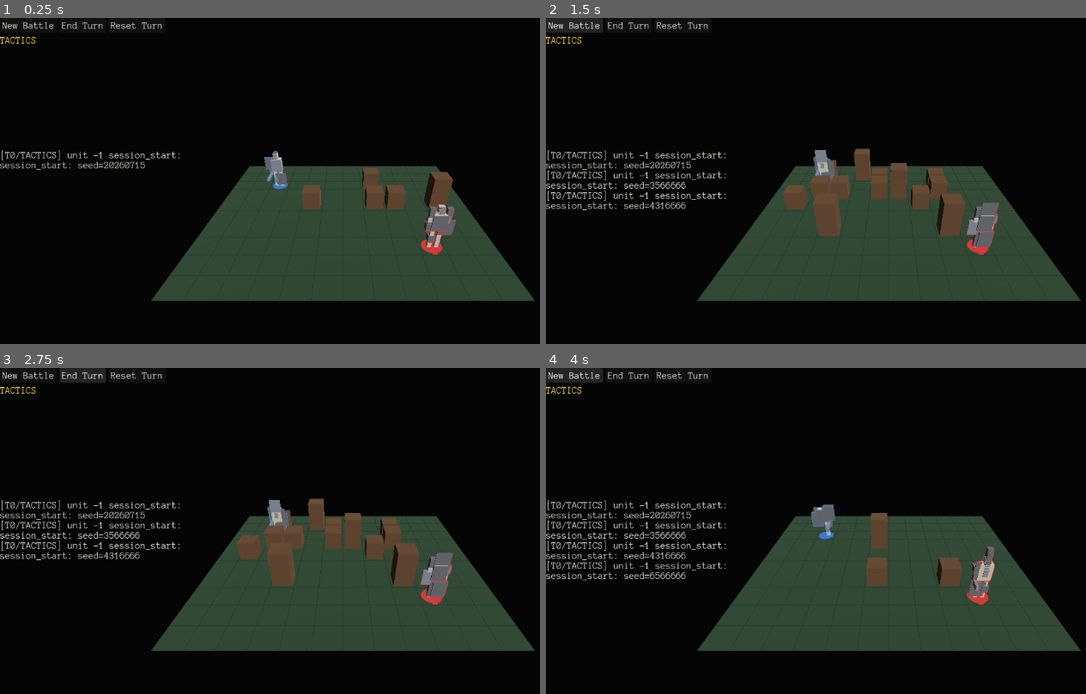
Above: before the commit, frames 1-4 (two rows, left to right).
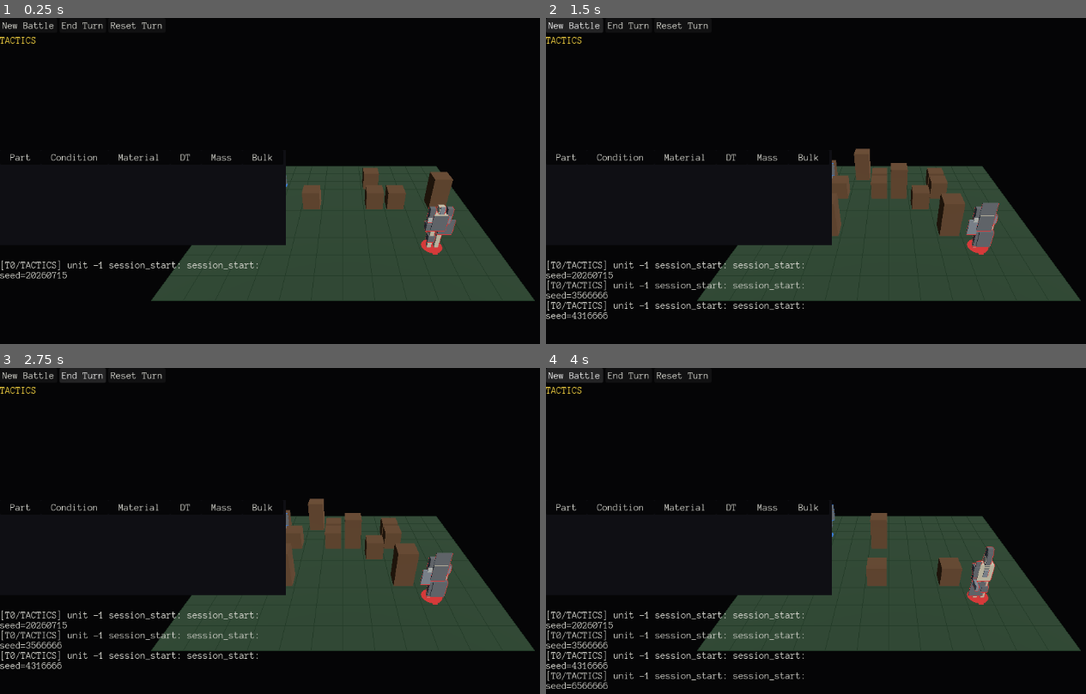
Above: after the commit, the same moments.

Repository: NotUserFriendly/HulkBreakers
Game: Godot game, scene res://src/view/battle_scene.tscn
The game is run twice, just before and just after one commit, with the same random seed, the same clock (stepped at 60 frames per second) and the same inputs.
Inputs:
- Up to frame 1 (0.25 s): no input
- Up to frame 2 (1.5 s): click "New Battle" at 0.5 s; click "New Battle" at 1.25 s
- Up to frame 3 (2.75 s): click "End Turn" at 2 s
- Up to frame 4 (4 s): click "End Turn" at 2.75 s; click "New Battle" at 3.5 s

The runs differ from the first frame. In frame 1, 4.3% of the frame differs, in the area x 0-53%, y 40-80%; in frame 2, 6.4%; in frame 3, 6.4%; in frame 4, 7.4%, in the area x 0-53%, y 40-99%.

Commit message:
Phase 12/docs-10 taskblock03 Pass H: inventory panel
Clicking a unit now shows its inventory in the nested format docs/01/05
describe, distinguishing the two relationships those docs are explicit are
NOT the same thing: sockets (structural — the body tree) and contents
(inventory — what a container carries).

New InventoryRow/InventoryRows (src/logic/, pure and headless-testable):
depth-first walk of a Shell's socket tree, each part its own row tagged
SOCKET; a container's contents get walked right after it, one level
deeper, tagged CONTENTS. A backpack itself shows as a SOCKET row (attached
to BACK) while what's inside it shows as CONTENTS rows nested under it —
both visible as what they actually are, never flattened together. Socket
rows carry the attaching Socket's own id (docs/01), falling back to
socket_type for un-migrated content whose id is still empty. Destroyed
parts (hp <= 0) are omitted, subtree included — "they've left the tree
anyway." Each row resolves its own DT via a MaterialTable lookup and
whether the docked surrogate's capabilities actually cover its
body_requires (Taskblock 02 / D3's "inert" flag) — the two things per row
that need any real computation at all.

New InventoryPanel (src/view/): a Tree control, docs/08's terminal theme
(HulkTheme now styles Tree the same as everything else — font, colors, no
separate styling of its own), columns Part/Condition/Material/DT/Mass/Bulk.
Condition is colored by hp fraction (WARN/DAMAGE, flagged thresholds like
every other tuning number in this codebase). Contents rows get a distinct
indent glyph (» ) and are dimmed relative to the body tree, so the two
relationships read differently at a glance, not just structurally. Footer
renders the three docs/05 constraints' carried numbers straight from
Shell.carried_mass()/total_ram() against max_mass/max_ram — never re-summed
in the panel itself. Wired into BattleScene alongside the existing stat
panel; widened to 480px (the rest of this sidebar is a fixed 320) since six
columns of numbers truncated badly at that width.

Tests: InventoryRows' row shape (depth, kind, socket label, DT, inert) for
a plain part, a socketed child, a socket with no authored id, a backpack
that's both attached and carries something, a destroyed subtree's full
omission, and an inert part; InventoryPanel builds one TreeItem per row,
fills and clears the footer with selection, and a socketed part's column
shows its socket id. Visual verification: a live selected unit's torso/
armor/shoulder socket tree renders with correct condition numbers, DT,
mass, bulk, and a populated mass/ram footer. Full suite: 554/554.

Diff:
--- /dev/null
+++ b/src/logic/inventory_row.gd
@@ -0,0 +1,36 @@
+class_name InventoryRow
+extends RefCounted
+
+## docs/10 taskblock03 H1: one row of the inventory panel's nested tree.
+## `kind` is what makes a row honest about docs/01's "sockets and contents
+## are different relationships" — a panel that flattened both into
+## identical rows would lie about the model. `dt` is resolved here (a
+## MaterialTable lookup), not left to the view, so InventoryRows.build() is
+## the one place a row's numbers come from — never re-derived in the panel.
+
+enum Kind { SOCKET, CONTENTS }
+
+var part: Part
+## How many levels deep in the panel's tree — the shell root is 0.
+var depth: int
+var kind: Kind
+## The attaching Socket's own id (docs/01), or its socket_type as a
+## fallback for un-migrated content whose id is still empty. Meaningless
+## (empty) for a CONTENTS row — a contained item isn't socketed anywhere.
+var socket_label: StringName
+var dt: float
+## docs/04 taskblock02 D3: requires the docked surrogate's capabilities and
+## doesn't have them — present, carried, massed, shootable, but the unit
+## can't actually use it right now.
+var inert: bool
+
+
+func _init(
+	p_part: Part, p_depth: int, p_kind: Kind, p_socket_label: StringName, p_dt: float, p_inert: bool
+) -> void:
+	part = p_part
+	depth = p_depth
+	kind = p_kind
+	socket_label = p_socket_label
+	dt = p_dt
+	inert = p_inert
--- /dev/null
+++ b/src/logic/inventory_rows.gd
@@ -0,0 +1,77 @@
+class_name InventoryRows
+extends RefCounted
+
+## docs/10 taskblock03 H1: builds the inventory panel's row list from a
+## Unit's shell — pure and headless-testable, so "does the panel show
+## sockets and contents as what they actually are" is a plain GUT test,
+## never something only a screenshot can catch. The view (InventoryPanel)
+## only ever turns this into TreeItems; it computes nothing.
+
+
+## Depth-first: the shell root first, then each socket's occupant (in socket
+## declaration order) recursively, with that part's own `contents` (if any)
+## inserted right after it, one level deeper. Destroyed parts (hp <= 0) are
+## omitted entirely — "struck through or omitted... they've left the tree
+## anyway" (H2).
+static func build(unit: Unit, material_table: MaterialTable) -> Array[InventoryRow]:
+	var rows: Array[InventoryRow] = []
+	if unit.shell.root == null:
+		return rows
+	var ladder: Array[SurrogateTier] = SurrogateLadder.default_ladder()
+	_walk_socketed(unit.shell.root, 0, &"", rows, unit, material_table, ladder)
+	return rows
+
+
+static func _walk_socketed(
+	part: Part,
+	depth: int,
+	socket_label: StringName,
+	rows: Array[InventoryRow],
+	unit: Unit,
+	material_table: MaterialTable,
+	ladder: Array[SurrogateTier]
+) -> void:
+	if part.hp <= 0:
+		return
+	rows.append(
+		_row(part, depth, InventoryRow.Kind.SOCKET, socket_label, unit, material_table, ladder)
+	)
+	if part.is_container:
+		_walk_contents(part, depth + 1, rows, unit, material_table, ladder)
+	for socket: Socket in part.sockets:
+		if socket.occupant == null:
+			continue
+		var label: StringName = socket.id if socket.id != &"" else socket.socket_type
+		_walk_socketed(socket.occupant, depth + 1, label, rows, unit, material_table, ladder)
+
+
+static func _walk_contents(
+	container: Part,
+	depth: int,
+	rows: Array[InventoryRow],
+	unit: Unit,
+	material_table: MaterialTable,
+	ladder: Array[SurrogateTier]
+) -> void:
+	for item: Part in container.contents:
+		if item.hp <= 0:
+			continue
+		rows.append(
+			_row(item, depth, InventoryRow.Kind.CONTENTS, &"", unit, material_table, ladder)
+		)
+		if item.is_container:
+			_walk_contents(item, depth + 1, rows, unit, material_table, ladder)
+
+
+static func _row(
+	part: Part,
+	depth: int,
+	kind: InventoryRow.Kind,
+	socket_label: StringName,
+	unit: Unit,
+	material_table: MaterialTable,
+	ladder: Array[SurrogateTier]
+) -> InventoryRow:
+	var dt: float = material_table.get_entry(part.material).dt
+	var inert: bool = not unit.can_use_part(part, ladder)
+	return InventoryRow.new(part, depth, kind, socket_label, dt, inert)
--- a/src/view/battle_scene.gd
+++ b/src/view/battle_scene.gd
@@ -17,6 +17,7 @@
 var aim_view: AimView
 var resolution_player: ResolutionPlayer
 var stat_panel: StatPanel
+var inventory_panel: InventoryPanel
 var log_sink: UISink
 ## docs/09 taskblock03 Pass B: "one stream, many sinks — never two
 ## streams." The on-screen log (`log_sink`) and this file are fed the same
@@ -87,6 +88,17 @@
 	stat_drill_down.add_theme_color_override("default_color", HulkTheme.DIM)
 	layout.add_child(stat_drill_down)
 
+	# docs/10 taskblock03 H: the selected unit's inventory — nested tree +
+	# a footer for the mass/RAM constraints (docs/05).
+	var inventory_tree := Tree.new()
+	# Wider than the rest of this fixed-width sidebar (docs/10: "legibility
+	# is not optional") — six columns of numbers truncate badly at 320.
+	inventory_tree.custom_minimum_size = Vector2(480, 160)
+	layout.add_child(inventory_tree)
+	var inventory_footer := Label.new()
+	inventory_footer.add_theme_color_override("font_color", HulkTheme.DIM)
+	layout.add_child(inventory_footer)
+
 	var log_label := RichTextLabel.new()
 	log_label.custom_minimum_size = Vector2(320, 200)
 	log_label.scroll_following = true
@@ -106,6 +118,10 @@
 	stat_panel.setup(tactics, stat_label, stat_drill_down)
 
 	new_battle(DEFAULT_SEED)
+
+	inventory_panel = InventoryPanel.new()
+	add_child(inventory_panel)
+	inventory_panel.setup(tactics, inventory_tree, inventory_footer, combat_state.material_table)
 
 
 func _on_new_battle_pressed() -> void:
--- a/src/view/hulk_theme.gd
+++ b/src/view/hulk_theme.gd
@@ -38,6 +38,14 @@
 	theme.set_color("font_color", "Label", FOREGROUND)
 	theme.set_color("font_color", "Button", FOREGROUND)
 
+	# docs/10 taskblock03 H2: the inventory panel's Tree — same monospace,
+	# same six colors, no separate styling of its own.
+	theme.set_color("font_color", "Tree", FOREGROUND)
+	theme.set_color("title_button_color", "Tree", FOREGROUND)
+	var tree_panel := StyleBoxFlat.new()
+	tree_panel.bg_color = BACKGROUND
+	theme.set_stylebox("panel", "Tree", tree_panel)
+
 	var font: FontFile = load(FONT_PATH)
 	if font != null:
 		theme.default_font = font
--- /dev/null
+++ b/src/view/inventory_panel.gd
@@ -0,0 +1,117 @@
+class_name InventoryPanel
+extends Node
+
+## docs/10 taskblock03 H: the selected unit's inventory, nested exactly as
+## InventoryRows.build() says — sockets (structural) and contents
+## (inventory) render as visibly different relationships (H1), never
+## flattened together. Pure presentation: every number already comes from
+## InventoryRows (a MaterialTable DT lookup) or Shell's own
+## carried_mass()/total_ram() — this Node only builds TreeItems and sets
+## column text/color from them, no arithmetic of its own.
+
+const COLUMN_TITLES: Array[String] = ["Part", "Condition", "Material", "DT", "Mass", "Bulk"]
+const COL_PART := 0
+const COL_CONDITION := 1
+const COL_MATERIAL := 2
+const COL_DT := 3
+const COL_MASS := 4
+const COL_BULK := 5
+
+## docs/10 taskblock03 H2: "colour by fraction (WARN/DAMAGE)" — flagged
+## placeholder thresholds, same status as every other tuning number in this
+## codebase, not a design decision.
+const CONDITION_DAMAGE_FRACTION := 0.25
+const CONDITION_WARN_FRACTION := 0.5
+## docs/10 taskblock03 H1: "contents... visually distinct" from the
+## socket/body tree — a distinct indent glyph plus a dimmed row, rather than
+## a second icon set this terminal-styled panel has no room for.
+const CONTENTS_PREFIX := "» "
+
+var tactics: TacticsController
+var tree: Tree
+var footer: Label
+var material_table: MaterialTable
+
+
+func setup(
+	p_tactics: TacticsController, p_tree: Tree, p_footer: Label, p_material_table: MaterialTable
+) -> void:
+	tactics = p_tactics
+	tree = p_tree
+	footer = p_footer
+	material_table = p_material_table
+	tree.columns = COLUMN_TITLES.size()
+	tree.column_titles_visible = true
+	for i in range(COLUMN_TITLES.size()):
+		tree.set_column_title(i, COLUMN_TITLES[i])
+	tactics.selection_changed.connect(refresh)
+	refresh()
+
+
+func refresh() -> void:
+	tree.clear()
+	var unit: Unit = tactics.selection.selected_unit if tactics.selection != null else null
+	if unit == null:
+		footer.text = ""
+		return
+
+	var rows: Array[InventoryRow] = InventoryRows.build(unit, material_table)
+	# tree.clear() also drops the tree's own root, so the first row needs a
+	# fresh one; a stack of "the item currently open at each depth" gives
+	# every later row the right parent no matter how deep it nests, without
+	# InventoryRows having to hand back anything but a flat, depth-tagged list.
+	var stack: Array[TreeItem] = [tree.create_item()]
+	for row: InventoryRow in rows:
+		while stack.size() > row.depth + 1:
+			stack.pop_back()
+		var item: TreeItem = tree.create_item(stack[stack.size() - 1])
+		_fill_row(item, row)
+		stack.append(item)
+
+	footer.text = _footer_text(unit.shell)
+
+
+func _fill_row(item: TreeItem, row: InventoryRow) -> void:
+	var part: Part = row.part
+	var name: String = part.display_name if part.display_name != "" else String(part.id)
+	var label: String
+	if row.kind == InventoryRow.Kind.CONTENTS:
+		label = CONTENTS_PREFIX + name
+	elif row.socket_label != &"":
+		label = "[%s] %s" % [row.socket_label, name]
+	else:
+		label = name
+	if row.inert:
+		label += "  (inert)"
+
+	item.set_text(COL_PART, label)
+	item.set_text(COL_CONDITION, "%d/%d" % [part.hp, part.max_hp])
+	item.set_custom_color(COL_CONDITION, _condition_color(part))
+	item.set_text(COL_MATERIAL, String(part.material))
+	item.set_text(COL_DT, "%.1f" % row.dt)
+	item.set_text(COL_MASS, "%.1f" % part.mass)
+	item.set_text(COL_BULK, "%.1f" % part.bulk)
+
+	if row.kind == InventoryRow.Kind.CONTENTS:
+		for col in [COL_PART, COL_MATERIAL, COL_DT, COL_MASS, COL_BULK]:
+			item.set_custom_color(col, HulkTheme.DIM)
+
+
+func _condition_color(part: Part) -> Color:
+	if part.max_hp <= 0:
+		return HulkTheme.FOREGROUND
+	var fraction: float = float(part.hp) / float(part.max_hp)
+	if fraction <= CONDITION_DAMAGE_FRACTION:
+		return HulkTheme.DAMAGE
+	if fraction <= CONDITION_WARN_FRACTION:
+		return HulkTheme.WARN
+	return HulkTheme.FOREGROUND
+
+
+## docs/10 taskblock03 H2: "the three constraints (docs/05)" — mass and RAM,
+## straight from Shell's own resolvers, never re-summed here.
+func _footer_text(shell: Shell) -> String:
+	return (
+		"mass %.1f/%.1f   ram %.1f/%.1f"
+		% [shell.carried_mass(), shell.max_mass, shell.total_ram(), shell.max_ram]
+	)
--- /dev/null
+++ b/test/unit/logic/test_inventory_rows.gd
@@ -0,0 +1,172 @@
+extends GutTest
+
+## docs/10 taskblock03 H1: InventoryRows.build() is the panel's whole data
+## source — a plain GUT test can prove "sockets and contents never get
+## flattened together" without ever touching the Tree control itself.
+
+
+func _make_unit(root: Part) -> Unit:
+	return Unit.new(Matrix.new(), Shell.new(root), Vector2i(0, 0), 0)
+
+
+func test_the_root_part_is_row_zero_at_depth_zero() -> void:
+	var torso := Part.new()
+	torso.id = &"torso"
+	torso.hp = 10
+	torso.max_hp = 10
+	var unit := _make_unit(torso)
+
+	var rows: Array[InventoryRow] = InventoryRows.build(unit, MaterialTable.default_table())
+
+	assert_eq(rows.size(), 1)
+	assert_eq(rows[0].part, torso)
+	assert_eq(rows[0].depth, 0)
+	assert_eq(rows[0].kind, InventoryRow.Kind.SOCKET)
+
+
+func test_a_socketed_child_shows_the_sockets_own_id() -> void:
+	var arm := Part.new()
+	arm.id = &"arm"
+	arm.hp = 4
+	arm.max_hp = 4
+
+	var torso := Part.new()
+	torso.id = &"torso"
+	torso.hp = 10
+	torso.max_hp = 10
+	var shoulder := Socket.new(&"SHOULDER", Transform3D.IDENTITY, &"SHOULDER_L")
+	shoulder.occupant = arm
+	torso.sockets = [shoulder]
+	var unit := _make_unit(torso)
+
+	var rows: Array[InventoryRow] = InventoryRows.build(unit, MaterialTable.default_table())
+
+	assert_eq(rows.size(), 2)
+	assert_eq(rows[1].part, arm)
+	assert_eq(rows[1].depth, 1)
+	assert_eq(rows[1].kind, InventoryRow.Kind.SOCKET)
+	assert_eq(rows[1].socket_label, &"SHOULDER_L")
+
+
+func test_a_socket_with_no_authored_id_falls_back_to_its_socket_type() -> void:
+	var arm := Part.new()
+	arm.id = &"arm"
+	arm.hp = 4
+	arm.max_hp = 4
+
+	var torso := Part.new()
+	torso.id = &"torso"
+	torso.hp = 10
+	torso.max_hp = 10
+	var shoulder := Socket.new(&"SHOULDER")  # id left at its "" default
+	shoulder.occupant = arm
+	torso.sockets = [shoulder]
+	var unit := _make_unit(torso)
+
+	var rows: Array[InventoryRow] = InventoryRows.build(unit, MaterialTable.default_table())
+
+	assert_eq(rows[1].socket_label, &"SHOULDER")
+
+
+## docs/10 taskblock03 H1: "sockets (structural) and contents (inventory)
+## are different relationships" — a backpack is attached AND contains
+## items, and both must show as what they are, never merged into one kind.
+func test_a_backpack_is_both_socketed_and_shows_its_contents_distinctly() -> void:
+	var ammo := Part.new()
+	ammo.id = &"ammo"
+	ammo.hp = 1
+	ammo.max_hp = 1
+
+	var backpack := Part.new()
+	backpack.id = &"backpack"
+	backpack.hp = 5
+	backpack.max_hp = 5
+	backpack.is_container = true
+	backpack.max_bulk = 10.0
+	backpack.contents = [ammo]
+
+	var torso := Part.new()
+	torso.id = &"torso"
+	torso.hp = 10
+	torso.max_hp = 10
+	var back := Socket.new(&"BACK", Transform3D.IDENTITY, &"BACK")
+	back.occupant = backpack
+	torso.sockets = [back]
+	var unit := _make_unit(torso)
+
+	var rows: Array[InventoryRow] = InventoryRows.build(unit, MaterialTable.default_table())
+
+	assert_eq(rows.size(), 3)
+	assert_eq(rows[1].part, backpack)
+	assert_eq(rows[1].kind, InventoryRow.Kind.SOCKET, "the backpack itself is attached")
+	assert_eq(rows[1].socket_label, &"BACK")
+	assert_eq(rows[2].part, ammo)
+	assert_eq(rows[2].kind, InventoryRow.Kind.CONTENTS, "ammo is carried, not socketed")
+	assert_eq(rows[2].depth, 2, "one level deeper than the backpack that carries it")
+
+
+func test_a_destroyed_part_and_its_whole_subtree_are_omitted() -> void:
+	var hand := Part.new()
+	hand.id = &"hand"
+	hand.hp = 5
+	hand.max_hp = 5
+
+	var arm := Part.new()
+	arm.id = &"arm"
+	arm.hp = 0  # destroyed
+	arm.max_hp = 4
+	var wrist := Socket.new(&"WRIST")
+	wrist.occupant = hand
+	arm.sockets = [wrist]
+
+	var torso := Part.new()
+	torso.id = &"torso"
+	torso.hp = 10
+	torso.max_hp = 10
+	var shoulder := Socket.new(&"SHOULDER")
+	shoulder.occupant = arm
+	torso.sockets = [shoulder]
+	var unit := _make_unit(torso)
+
+	var rows: Array[InventoryRow] = InventoryRows.build(unit, MaterialTable.default_table())
+
+	assert_eq(rows.size(), 1, "the destroyed arm and the hand beneath it must both be gone")
+	assert_eq(rows[0].part, torso)
+
+
+func test_dt_is_resolved_from_the_material_table() -> void:
+	var torso := Part.new()
+	torso.id = &"torso"
+	torso.hp = 10
+	torso.max_hp = 10
+	torso.material = &"steel"
+	var unit := _make_unit(torso)
+	var table := MaterialTable.default_table()
+
+	var rows: Array[InventoryRow] = InventoryRows.build(unit, table)
+
+	assert_eq(rows[0].dt, table.get_entry(&"steel").dt)
+
+
+## docs/04 taskblock02 D3: a part whose body_requires the docked surrogate's
+## capabilities don't cover is flagged inert.
+func test_a_part_requiring_an_unmet_capability_is_flagged_inert() -> void:
+	var gadget := Part.new()
+	gadget.id = &"gadget"
+	gadget.hp = 1
+	gadget.max_hp = 1
+	gadget.body_requires = [&"NEVER_GRANTED"]
+
+	var torso := Part.new()
+	torso.id = &"torso"
+	torso.hp = 10
+	torso.max_hp = 10
+	var socket := Socket.new(&"INTERNAL")
+	socket.occupant = gadget
+	torso.sockets = [socket]
+	var unit := _make_unit(torso)
+
+	var rows: Array[InventoryRow] = InventoryRows.build(unit, MaterialTable.default_table())
+
+	assert_true(rows[1].inert)
+	assert_false(rows[0].inert, "the torso itself has no body_requires to fail")
--- a/test/unit/view/test_battle_scene.gd
+++ b/test/unit/view/test_battle_scene.gd
@@ -82,8 +82,9 @@
 
 	assert_eq(scene.unit_views.size(), scene.combat_state.units.size())
 	# world_environment + directional_light + camera_rig + board_view + tactics +
-	# ui CanvasLayer + aim_view + resolution_player + stat_panel + one UnitView per unit.
-	assert_eq(scene.get_child_count(), 9 + scene.combat_state.units.size())
+	# ui CanvasLayer + aim_view + resolution_player + stat_panel + inventory_panel +
+	# one UnitView per unit.
+	assert_eq(scene.get_child_count(), 10 + scene.combat_state.units.size())
 	assert_eq(scene.combat_state.units.size(), unit_count, "the seeded roster size is stable")
 
 
--- a/test/unit/view/test_hulk_theme.gd
+++ b/test/unit/view/test_hulk_theme.gd
@@ -29,6 +29,13 @@
 	assert_eq(theme.get_color("default_color", "RichTextLabel"), HulkTheme.FOREGROUND)
 
 
+## docs/10 taskblock03 H2: "Tree control, docs/08 terminal theme, monospace."
+func test_build_styles_the_inventory_panels_tree() -> void:
+	var theme: Theme = HulkTheme.build()
+	assert_eq(theme.get_color("font_color", "Tree"), HulkTheme.FOREGROUND)
+	assert_true(theme.has_stylebox("panel", "Tree"))
+
+
 func test_build_sets_the_real_monospace_font() -> void:
 	var theme: Theme = HulkTheme.build()
 	assert_not_null(theme.default_font, "docs/08: menus are monospace, text-first")
--- /dev/null
+++ b/test/unit/view/test_inventory_panel.gd
@@ -0,0 +1,118 @@
+extends GutTest
+
+## docs/10 taskblock03 H: InventoryPanel is a thin renderer over
+## InventoryRows.build() — the row content itself is covered headlessly in
+## test_inventory_rows.gd; this only checks the Tree/footer actually get
+## built from those rows.
+
+
+func _make_unit(cell: Vector2i, squad: int = 0) -> Unit:
+	var root := Part.new()
+	root.id = &"root"
+	root.hp = 5
+	root.max_hp = 5
+	return Unit.new(Matrix.new(), Shell.new(root), cell, squad)
+
+
+func _setup(units: Array[Unit]) -> Dictionary:
+	var state := CombatState.new(Grid.new(10, 10), units)
+	var controller := TacticsController.new()
+	var board_view := BoardView.new()
+	var camera_rig := CameraRig.new()
+	add_child_autofree(board_view)
+	add_child_autofree(camera_rig)
+	add_child_autofree(controller)
+	controller.setup(state, board_view, camera_rig)
+
+	var panel := InventoryPanel.new()
+	var tree := Tree.new()
+	var footer := Label.new()
+	add_child_autofree(panel)
+	add_child_autofree(tree)
+	add_child_autofree(footer)
+	panel.setup(controller, tree, footer, MaterialTable.default_table())
+
+	return {"controller": controller, "panel": panel, "tree": tree, "footer": footer}
+
+
+func test_nothing_selected_shows_an_empty_tree_and_footer() -> void:
+	var a := _make_unit(Vector2i(0, 0), 0)
+	var built: Dictionary = _setup([a])
+	var tree: Tree = built.tree
+	var footer: Label = built.footer
+
+	assert_null(tree.get_root())
+	assert_eq(footer.text, "")
+
+
+func test_selecting_a_unit_populates_the_tree_with_one_item_per_row() -> void:
+	var a := _make_unit(Vector2i(0, 0), 0)
+	var built: Dictionary = _setup([a])
+	var controller: TacticsController = built.controller
+	var tree: Tree = built.tree
+
+	controller.click_cell(Vector2i(0, 0))
+
+	var expected: Array[InventoryRow] = InventoryRows.build(a, MaterialTable.default_table())
+	var count := 0
+	# tree.get_root() is the Tree control's own hidden container, not a row
+	# — the shell root's own row is its first (and, here, only) child.
+	var item: TreeItem = tree.get_root().get_child(0)
+	while item != null:
+		count += 1
+		item = item.get_next_in_tree()
+	assert_eq(count, expected.size())
+
+
+func test_selecting_a_unit_fills_in_the_mass_and_ram_footer() -> void:
+	var a := _make_unit(Vector2i(0, 0), 0)
+	var built: Dictionary = _setup([a])
+	var controller: TacticsController = built.controller
+	var footer: Label = built.footer
+
+	controller.click_cell(Vector2i(0, 0))
+
+	assert_true(footer.text.contains("mass"))
+	assert_true(footer.text.contains("ram"))
+
+
+func test_deselecting_clears_the_tree_and_footer_again() -> void:
+	var a := _make_unit(Vector2i(0, 0), 0)
+	var built: Dictionary = _setup([a])
+	var controller: TacticsController = built.controller
+	var tree: Tree = built.tree
+	var footer: Label = built.footer
+	controller.click_cell(Vector2i(0, 0))
+
+	controller.deselect()
+
+	assert_null(tree.get_root())
+	assert_eq(footer.text, "")
+
+
+func test_the_socket_id_appears_in_the_part_column() -> void:
+	var pistol := Part.new()
+	pistol.id = &"pistol"
+	pistol.hp = 1
+	pistol.max_hp = 1
+
+	var hand := Part.new()
+	hand.id = &"hand"
+	hand.hp = 5
+	hand.max_hp = 5
+	var grip := Socket.new(&"GRIP", Transform3D.IDENTITY, &"GRIP")
+	grip.occupant = pistol
+	hand.sockets = [grip]
+
+	var a := Unit.new(Matrix.new(), Shell.new(hand), Vector2i(0, 0), 0)
+	var built: Dictionary = _setup([a])
+	var controller: TacticsController = built.controller
+	var tree: Tree = built.tree
+
+	controller.click_cell(Vector2i(0, 0))
+
+	# tree.get_root() is the Tree control's own hidden container; its first
+	# child is the shell root's row (hand), whose own first child is pistol.
+	var pistol_item: TreeItem = tree.get_root().get_child(0).get_child(0)
+	assert_true(pistol_item.get_text(InventoryPanel.COL_PART).contains("GRIP"))
+	assert_true(pistol_item.get_text(InventoryPanel.COL_PART).contains("pistol"))
Not shown, added: src/logic/inventory_row.gd.uid
Not shown, added: src/logic/inventory_rows.gd.uid
Not shown, added: src/view/inventory_panel.gd.uid
Not shown, added: test/unit/logic/test_inventory_rows.gd.uid
Not shown, added: test/unit/logic/test_tracer_geometry.gd.uid
Not shown, added: test/unit/view/test_inventory_panel.gd.uid
